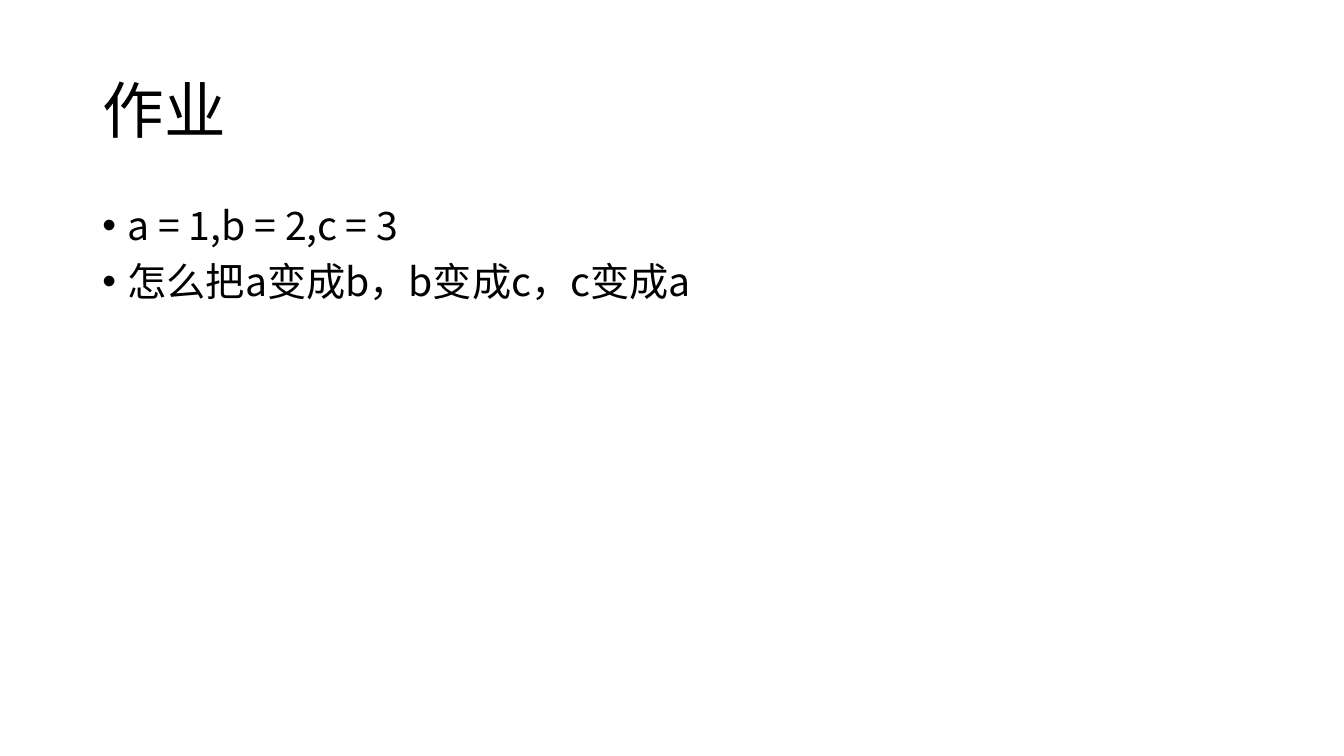
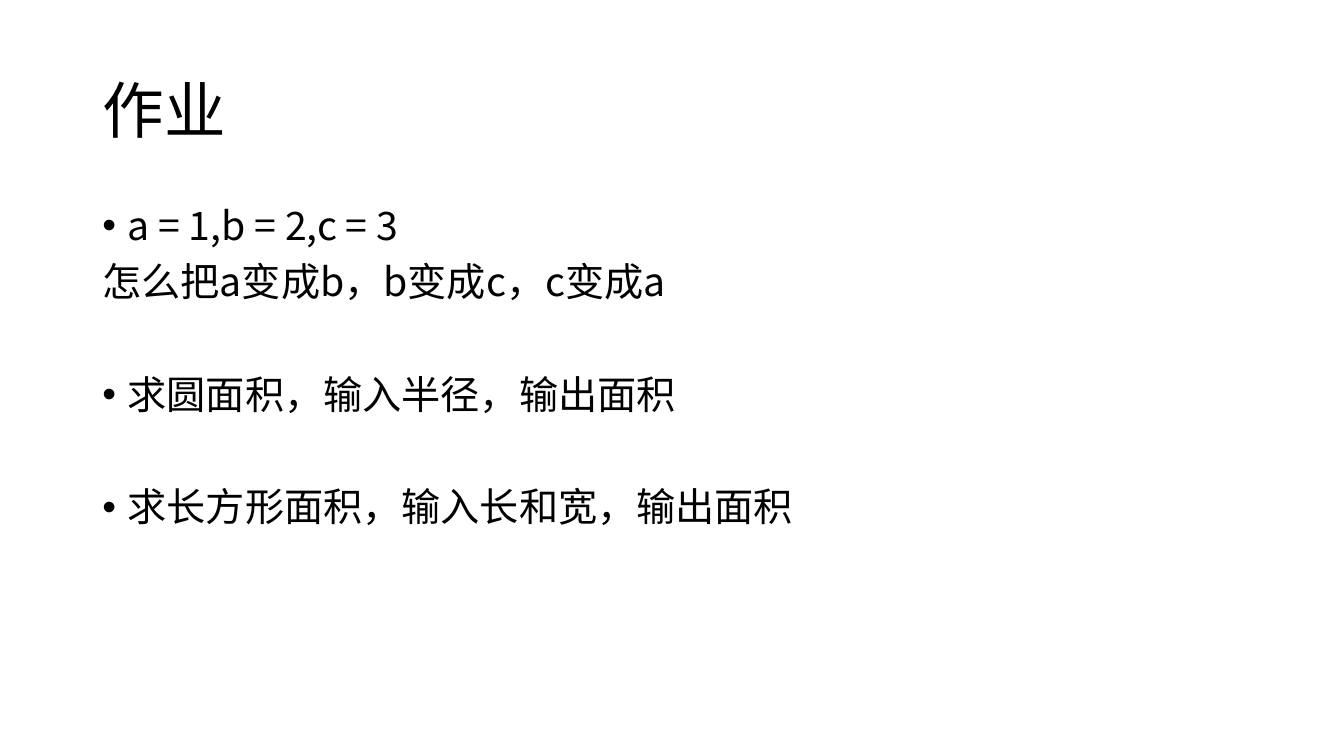
Before and after one commit to zhangch-zc/python_lesson, a slide deck: slide 8 of lesson2_变量和输入.pptx. Drawn at 1344x756 pixels with LibreOffice and Linux fonts; fonts in the diff are those of the drawing. Boxes give left, top, right and bottom in pixels: in the first picture for what was removed or moved away, otherwise in the second. Text is boxed around its words. In the diff, an @@ line names an element or a change of style, - is before the commit and + after.

Commit message:
update lesson02 : add task

```diff
--- a/lesson2_变量和输入.pptx
+++ b/lesson2_变量和输入.pptx
@@ text at <box>102,262,665,300</box>: bullet • to none @@
@@ text at <box>128,376,793,525</box>: paragraphs added @@
+• 求圆面积，输入半径，输出面积
+• 求长方形面积，输入长和宽，输出面积
```
